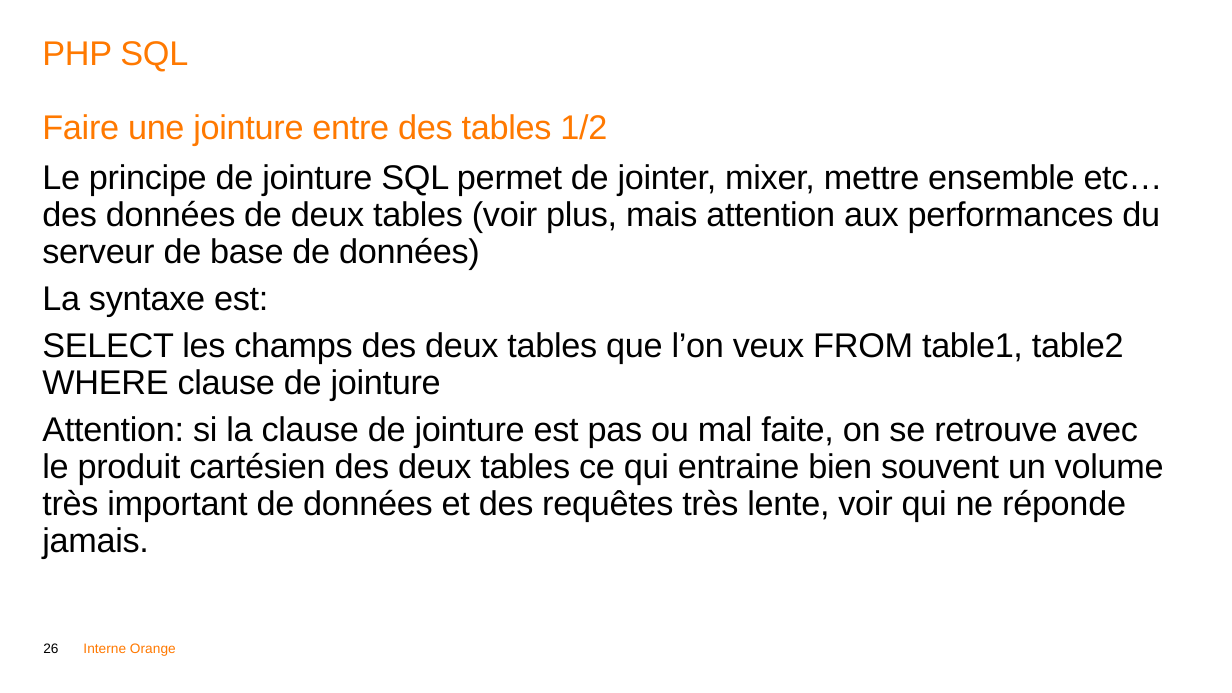
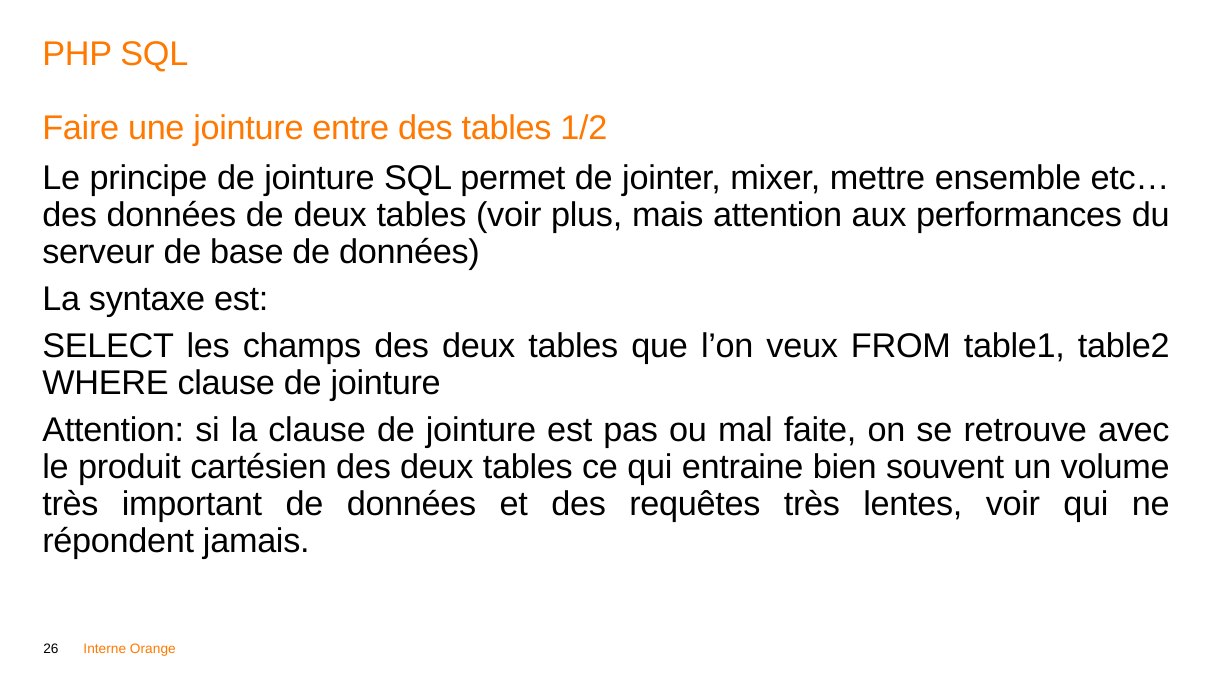
Before and after one commit to codeRoomMarseille/PhpSql, a slide deck: slide 26 of PHP SQL chapitre 3.pptx. Drawn at 1232x693 pixels with LibreOffice and Linux fonts; fonts in the diff are those of the drawing. Boxes give left, top, right and bottom in pixels: in the first picture for what was removed or moved away, otherwise in the second. Text is boxed around its words. In the diff, an @@ line names an element or a change of style, - is before the commit and + after.

```diff
--- a/PHP SQL chapitre 3.pptx
+++ b/PHP SQL chapitre 3.pptx
@@ text at (42,164,1170,401): alignment left to justified @@
@@ text at (42,416,1170,559): text changed @@
-Attention: si la clause de jointure est pas ou mal faite, on se retrouve avec le produit cartésien des deux tables ce qui entraine bien souvent un volume très important de données et des requêtes très lente, voir qui ne réponde jamais.
+Attention: si la clause de jointure est pas ou mal faite, on se retrouve avec le produit cartésien des deux tables ce qui entraine bien souvent un volume très important de données et des requêtes très lentes, voir qui ne répondent jamais.
```
Also in this commit, not shown: 2 other slides changed.
